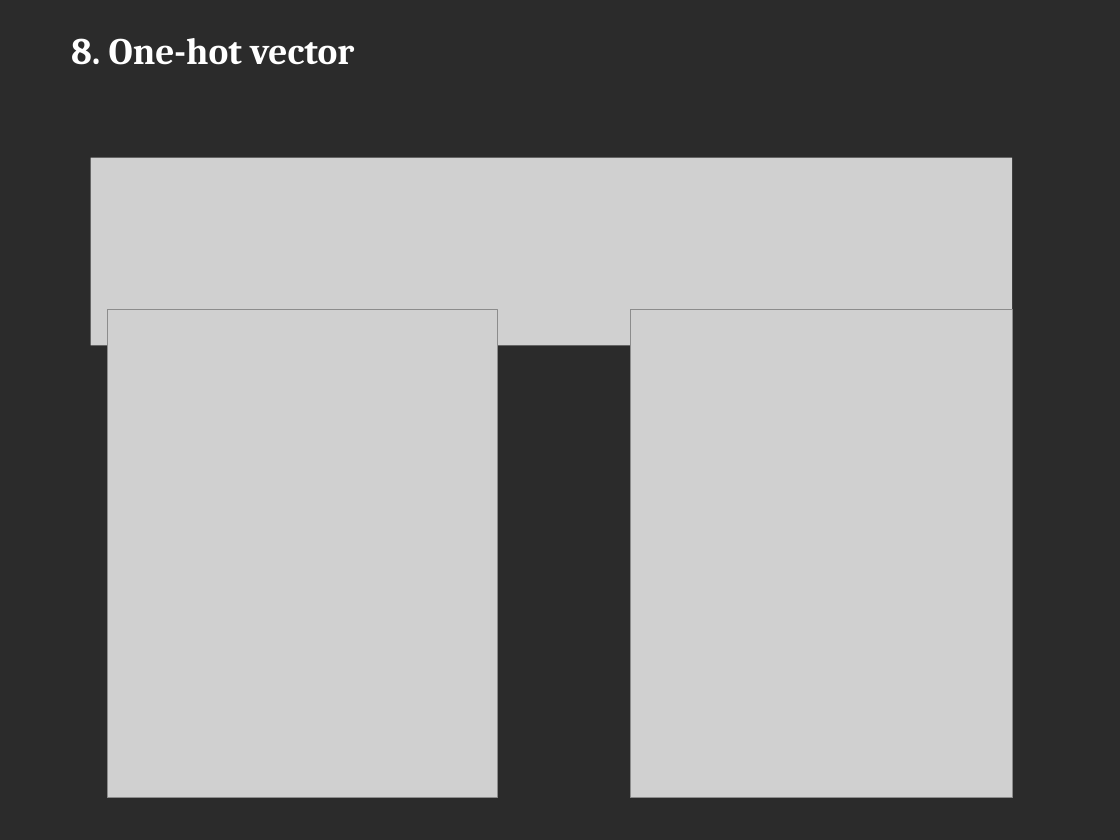
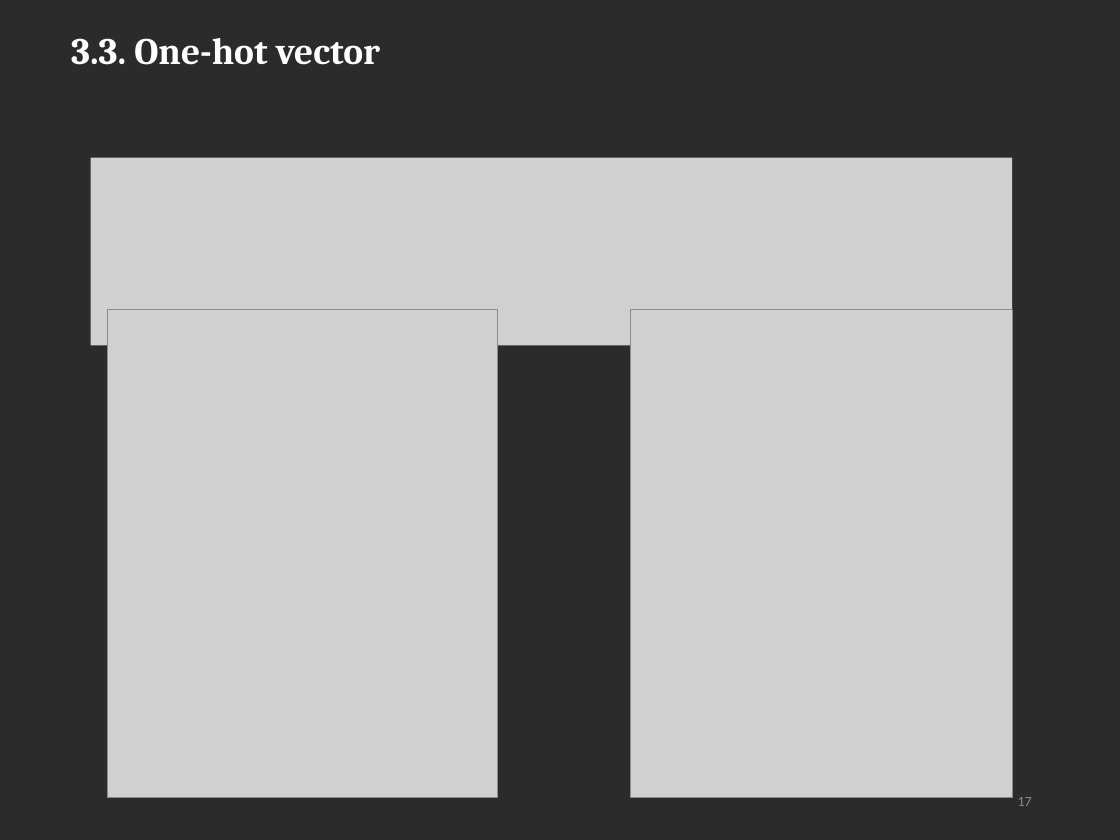
Before and after one commit to trungkien110298/thesis, a slide deck: slide 17 of slide.pptx (slide 18 before the commit). Drawn at 1120x840 pixels with LibreOffice and Linux fonts; fonts in the diff are those of the drawing; grey boxes stand for pictures; background and template pictures are left out; a plain dark background stands for a picture behind light text. Boxes give left, top, right and bottom in pixels: in the first picture for what was removed or moved away, otherwise in the second. Text is boxed around its words. In the diff, an @@ line names an element or a change of style, - is before the commit and + after.

```diff
--- a/slide.pptx
+++ b/slide.pptx
@@ title at <box>71,38,380,65</box>: text changed @@
-8. One-hot vector
+3.3. One-hot vector
@@ page number added at <box>1018,797,1032,806</box>, 9 pt, text #8C8C8C @@
+17
```
Also in this commit, not shown: 27 other slides changed, 1 slide removed, 7 other files.
